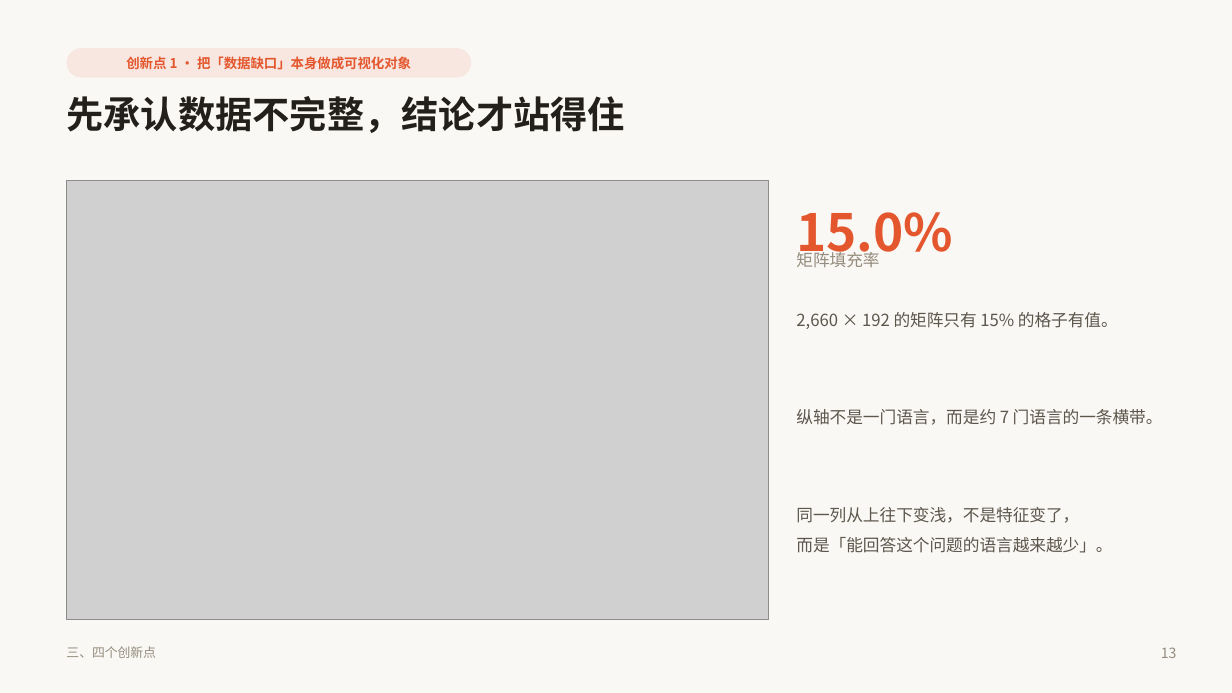
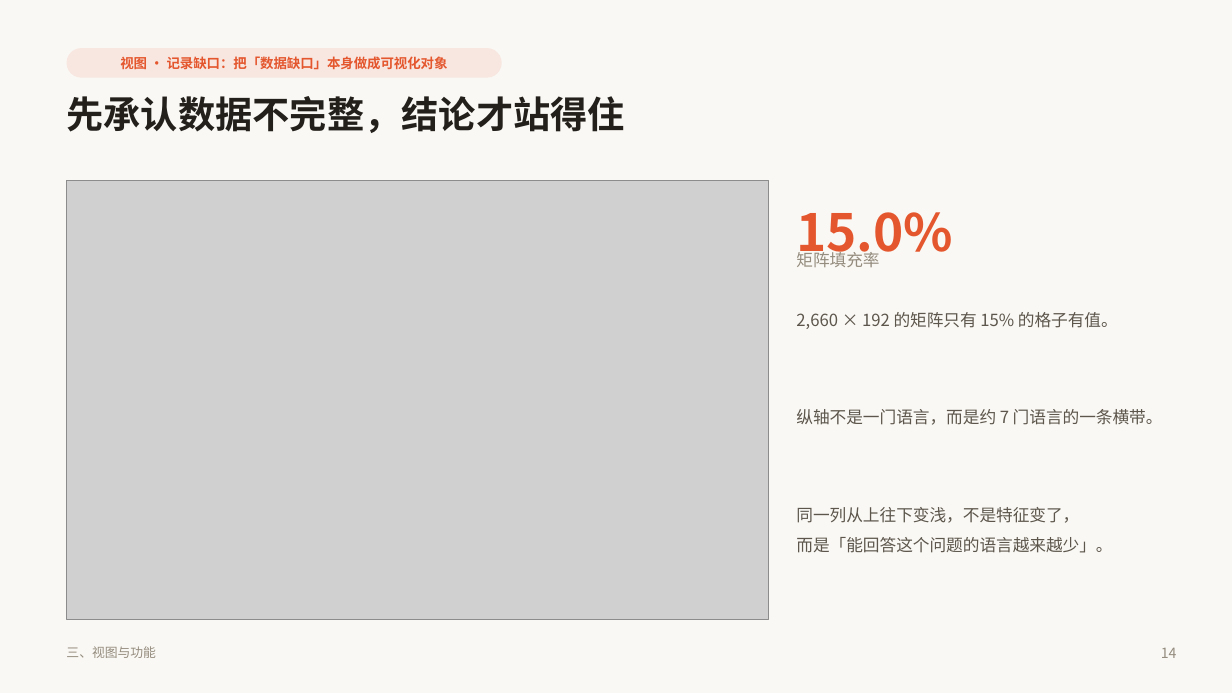
Before and after one commit to quvro/world-language-vitality-map, a slide deck: slide 14 of paper/世界语言赛博活力图谱_答辩PPT.pptx (slide 13 before the commit). Drawn at 1232x693 pixels with LibreOffice and Linux fonts; fonts in the diff are those of the drawing; grey boxes stand for pictures. Boxes give left, top, right and bottom in pixels: in the first picture for what was removed or moved away, otherwise in the second. Text is boxed around its words. In the diff, an @@ line names an element or a change of style, - is before the commit and + after.

Commit message:
﻿refactor(ppt): 二三两部分按新大纲重排
用户要求：第二部分讲系统架构 / 数据来源 / 搭建过程，第三部分详细讲视图与功能。

第二部分（9–12）
  9  章节页
  10 五个来源，四套互不重叠的记录口径      ← 数据来源
  11 搭建过程：从公开接口到一份数据契约    ← 新增
  12 四层架构：采集 → 处理 → 可视化 → 交互 ← 系统架构
     · 新增页按四步讲：抓取 / 清洗 / 建库 / 前端
     · 清洗那一步重点讲实体对齐（WALS 码、Glottocode、ISO 639-3 三方映射）

第三部分（13–21）
  · 标题从「三、四个创新点」改为「三、视图与功能」
  · 各页 kicker 从「创新点 N」改为视图 / 功能 / 方法论 / 交互
  · 页脚同步为「三、视图与功能」
  · 六个视图总览移到架构页之后，作为进入第三部分的过渡

顺带交换了「搭建过程」与「架构」的先后：先讲怎么搭出来的，
再讲为什么这么分层，比反过来顺。

```diff
--- a/paper/世界语言赛博活力图谱_答辩PPT.pptx
+++ b/paper/世界语言赛博活力图谱_答辩PPT.pptx
@@ rounded rectangle "视图 · 记录缺口：把「数据缺口」本身做成可视化对象": place and size @@
-rounded rectangle "视图 · 记录缺口：把「数据缺口」本身做成可视化对象" at box(67, 48, 471, 78)
+rounded rectangle "视图 · 记录缺口：把「数据缺口」本身做成可视化对象" at box(67, 48, 502, 78)
@@ text in rounded rectangle at box(120, 56, 448, 70): text changed @@
-创新点 1 · 把「数据缺口」本身做成可视化对象
+视图 · 记录缺口：把「数据缺口」本身做成可视化对象
@@ text at box(66, 646, 156, 658): text changed @@
-三、四个创新点
+三、视图与功能
@@ text at box(1161, 648, 1177, 658): text changed @@
-13
+14
```
Also in this commit, not shown: 12 other slides changed, 1 slide added, 4 other files.
